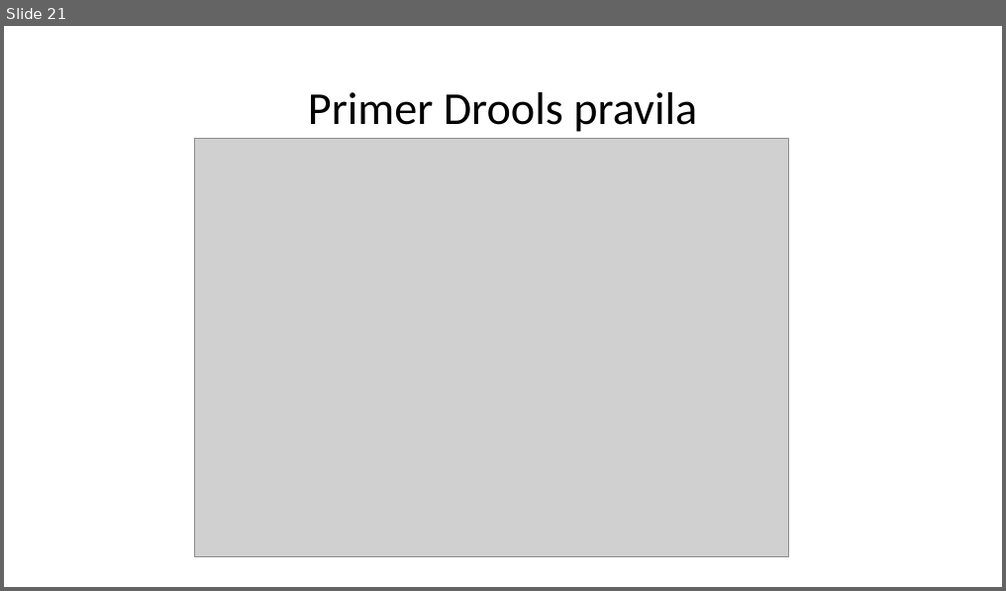
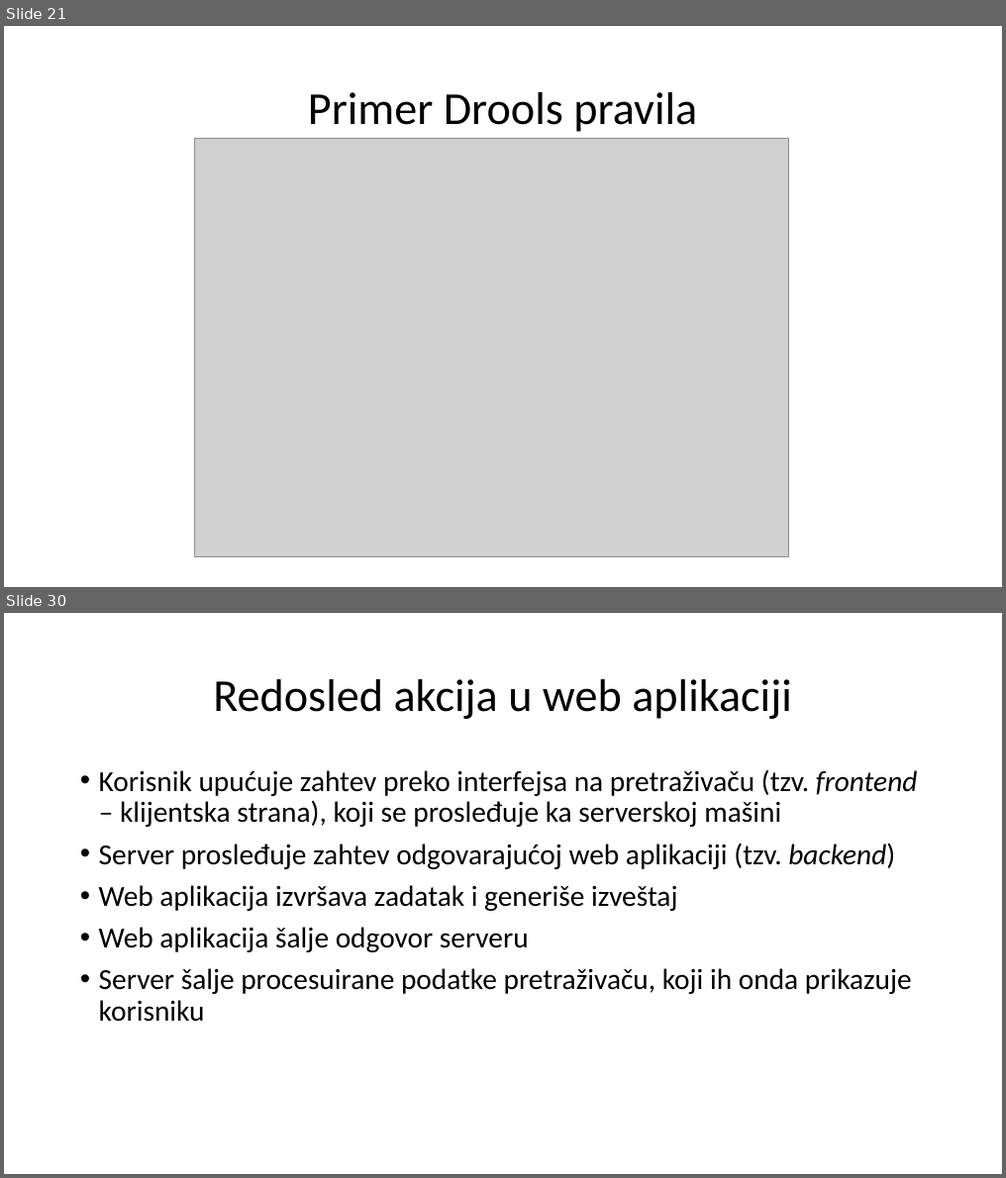
Before and after one commit to MileMiljanovic/StudentPortal, a slide deck: Rukovanje pravilima u poslovnim web aplikacijama.pptx. Shown one above the other, each under a label of ours: slide 21 before the commit, slides 21 and 30 after it; the slides between them are not shown. The pictures are 1006x591 and 1006x1178 pixels, drawn with LibreOffice and Linux fonts; fonts in the diff are those of the drawing; grey boxes stand for pictures. Boxes give left, top, right and bottom in pixels: in the first picture for what was removed or moved away, otherwise in the second. Text is boxed around its words. In the diff, an @@ line names an element or a change of style, - is before the commit and + after.

```diff
--- a/Rukovanje pravilima u poslovnim web aplikacijama.pptx
+++ b/Rukovanje pravilima u poslovnim web aplikacijama.pptx
@@ slide 30 added at <box>4,613,1002,1174</box>, background #FFFFFF @@
@@ title added at <box>213,679,792,719</box>, 44 pt, text #000000 @@
+Redosled akcija u web aplikaciji
@@ text added at <box>99,769,918,1022</box>, 28 pt, text #000000 @@
+• Korisnik upućuje zahtev preko interfejsa na pretraživaču (tzv. frontend – klijentska strana), koji se prosleđuje ka serverskoj mašini
+• Server prosleđuje zahtev odgovarajućoj web aplikaciji (tzv. backend)
+• Web aplikacija izvršava zadatak i generiše izveštaj
+• Web aplikacija šalje odgovor serveru
+• Server šalje procesuirane podatke pretraživaču, koji ih onda prikazuje korisniku
```
Also in this commit, not shown: 15 other slides added.
